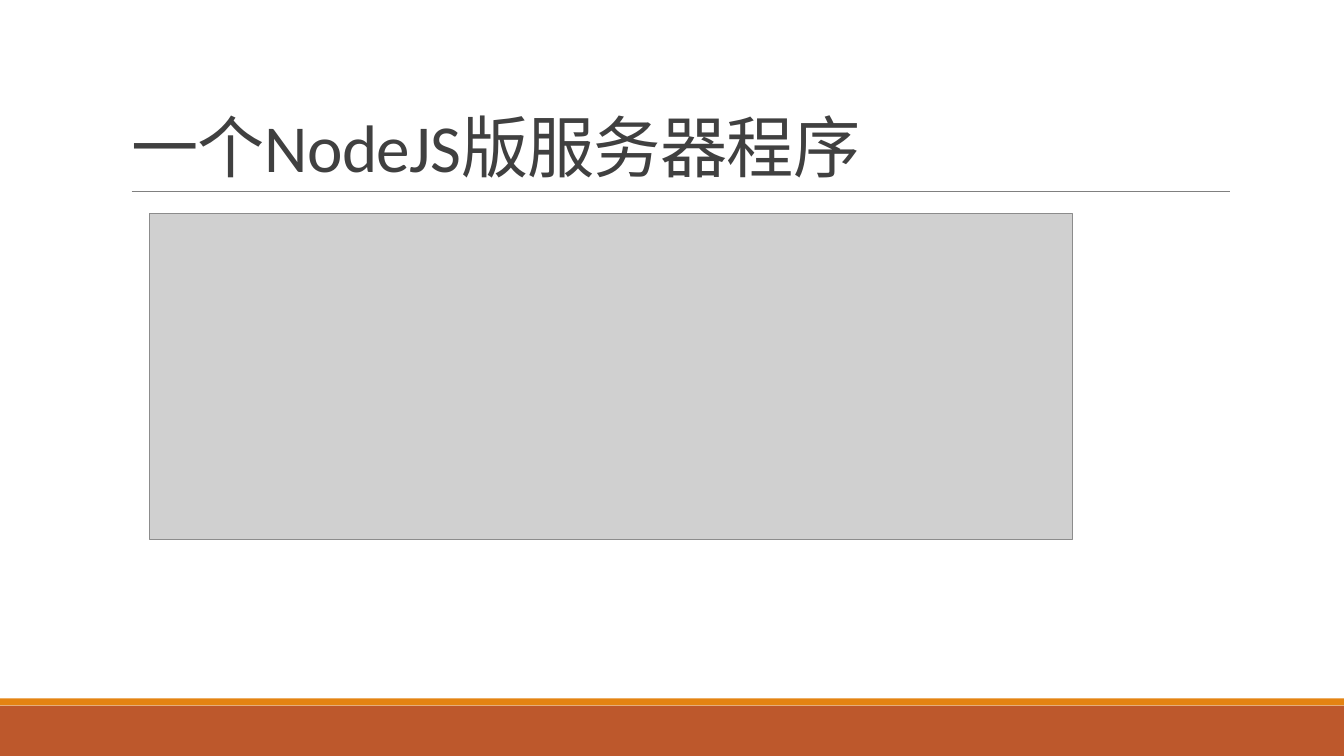
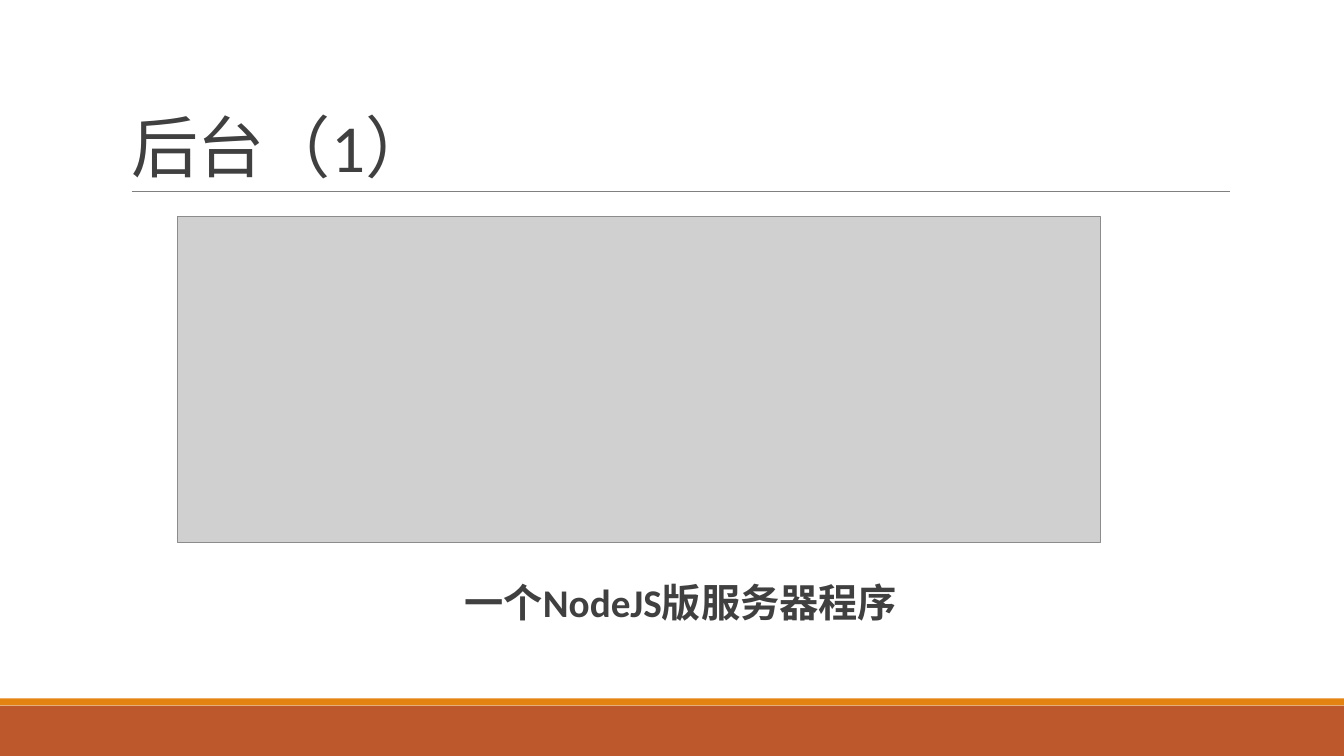
Before and after one commit to boomler/personalPractice, a slide deck: slide 23 of Web开发与网络爬虫.pptx (slide 7 before the commit). Drawn at 1344x756 pixels with LibreOffice and Linux fonts; fonts in the diff are those of the drawing; grey boxes stand for pictures. Boxes give left, top, right and bottom in pixels: in the first picture for what was removed or moved away, otherwise in the second. Text is boxed around its words. In the diff, an @@ line names an element or a change of style, - is before the commit and + after.

```diff
--- a/Web开发与网络爬虫.pptx
+++ b/Web开发与网络爬虫.pptx
@@ title at (131, 114, 432, 179): text changed @@
-一个NodeJS版服务器程序
+后台（1）
@@ picture: place and size @@
-picture at (150, 214, 1074, 539)
+picture at (177, 217, 1101, 542)
@@ text added at (465, 583, 897, 621), 28 pt, text #404040, bold @@
+  一个NodeJS版服务器程序
```
Also in this commit, not shown: 9 other slides changed, 32 slides added, 7 slides removed, 12 other files.
